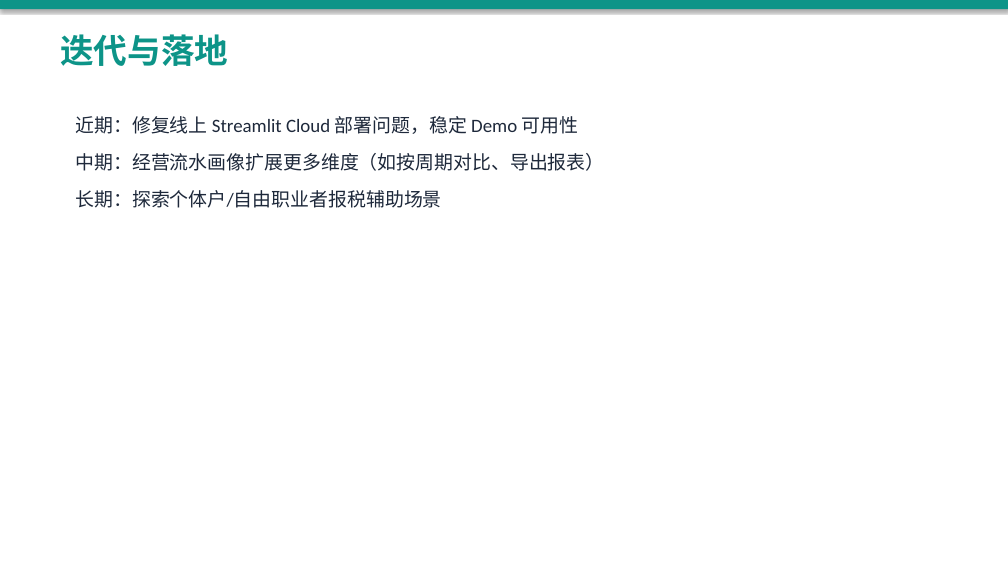
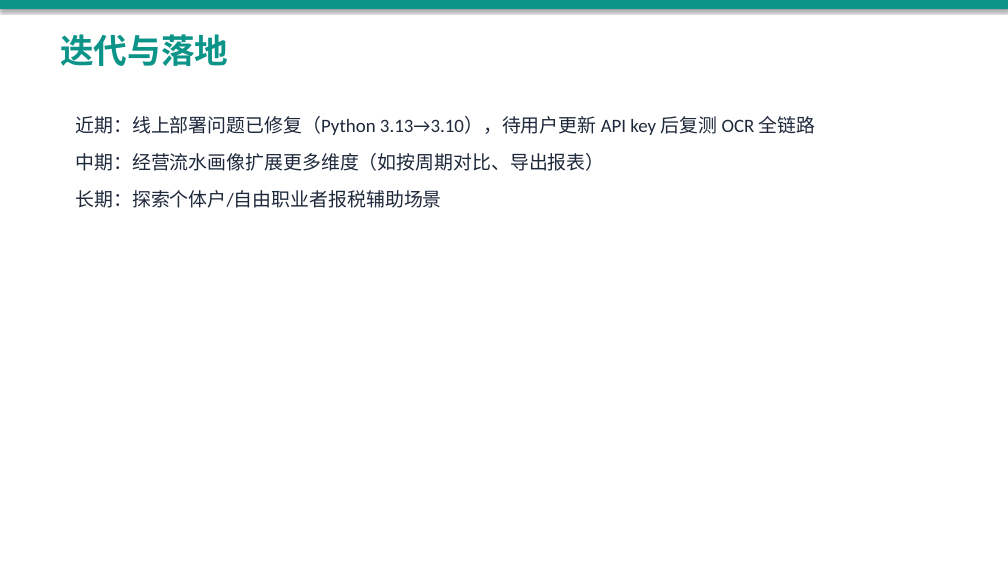
Before and after one commit to CrazyForks/WeFinance, a slide deck: slide 10 of hackathon/goai-2026-submission/WeFinance-GOAI2026-初赛PPT-v1.pptx. Drawn at 1008x567 pixels with LibreOffice and Linux fonts; fonts in the diff are those of the drawing. Boxes give left, top, right and bottom in pixels: in the first picture for what was removed or moved away, otherwise in the second. Text is boxed around its words. In the diff, an @@ line names an element or a change of style, - is before the commit and + after.

```diff
--- a/hackathon/goai-2026-submission/WeFinance-GOAI2026-初赛PPT-v1.pptx
+++ b/hackathon/goai-2026-submission/WeFinance-GOAI2026-初赛PPT-v1.pptx
@@ text at (75, 116, 816, 135): text changed @@
-近期：修复线上 Streamlit Cloud 部署问题，稳定 Demo 可用性
+近期：线上部署问题已修复（Python 3.13→3.10），待用户更新 API key 后复测 OCR 全链路
```
Also in this commit, not shown: 3 other slides changed, 7 other files.
